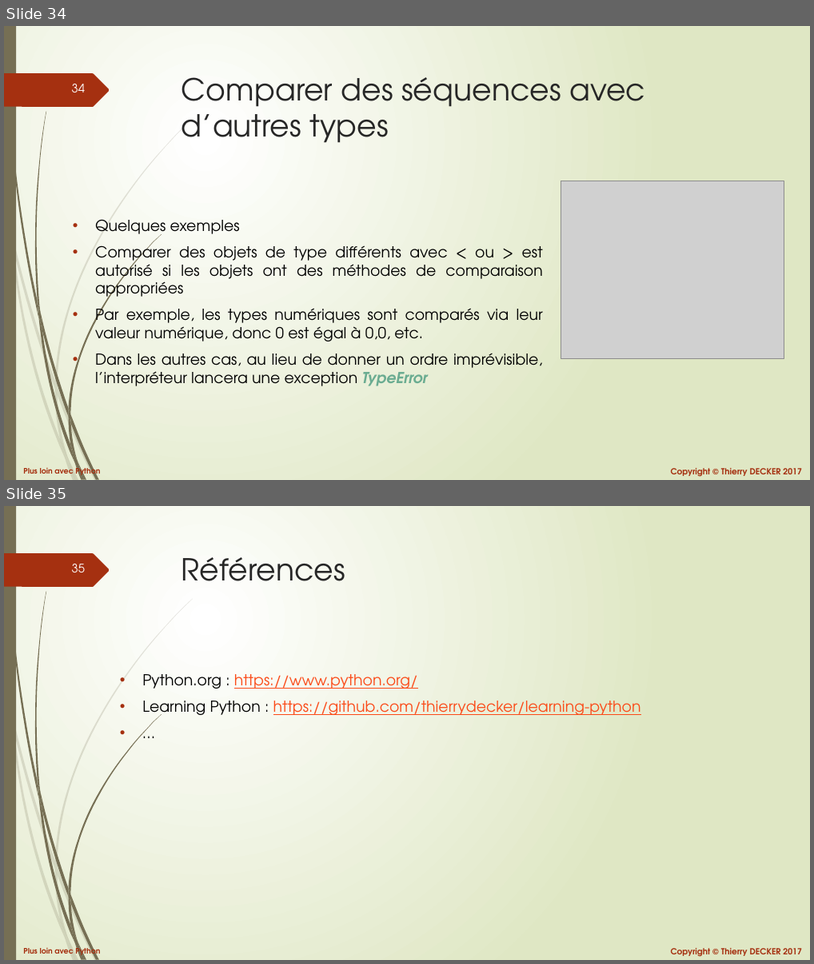
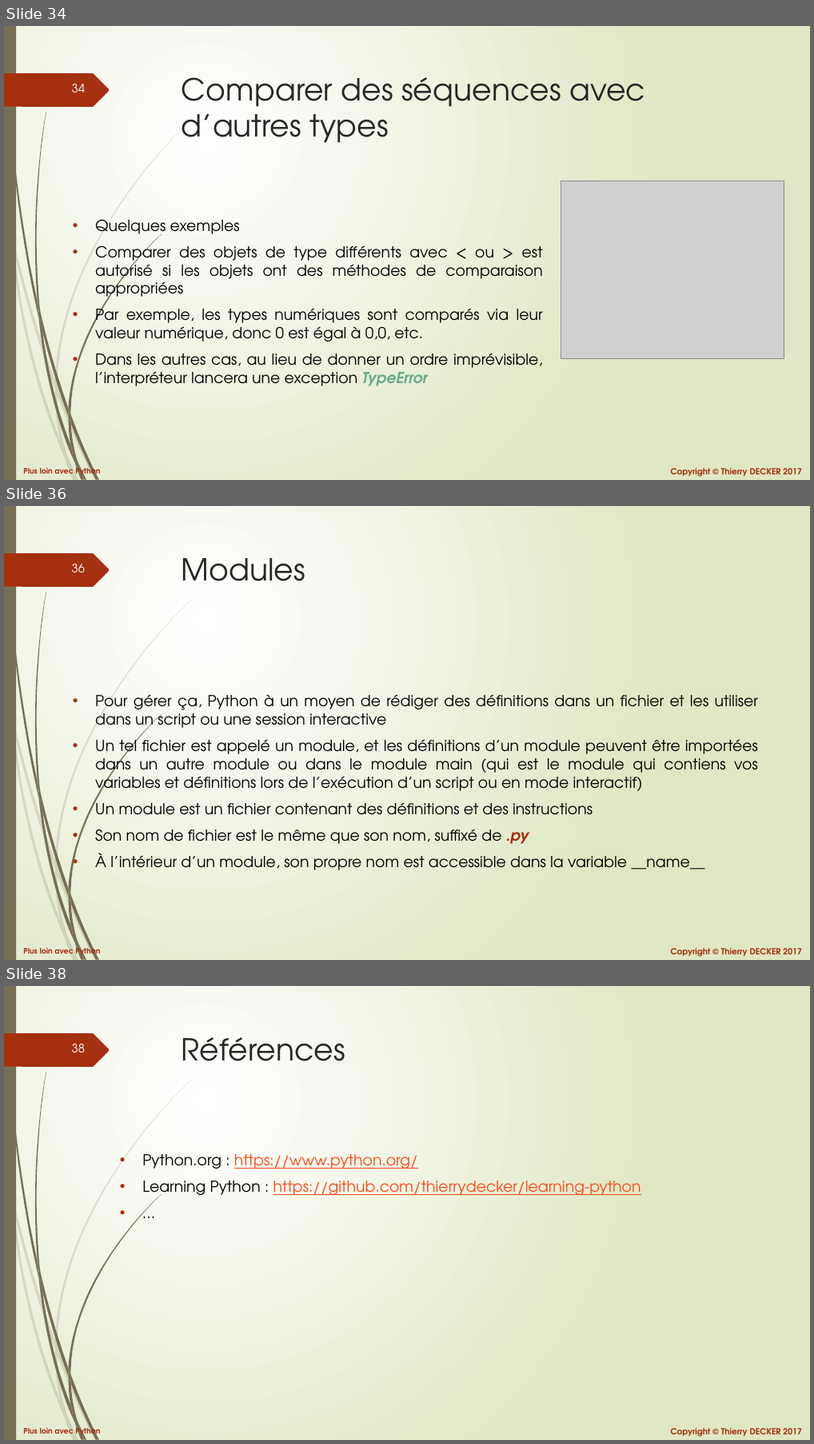
Before and after one commit to VikmanTheRacoon/learning-python, a slide deck: documentations/python-102.pptx. Shown one above the other, each under a label of ours: slides 34 and 35 before the commit, slides 34, 36 and 38 after it; the slides between them are not shown. The pictures are 814x964 and 814x1444 pixels, drawn with LibreOffice and Linux fonts; fonts in the diff are those of the drawing; grey boxes stand for pictures. Boxes give left, top, right and bottom in pixels: in the first picture for what was removed or moved away, otherwise in the second. Text is boxed around its words. In the diff, an @@ line names an element or a change of style, - is before the commit and + after.

```diff
--- a/documentations/python-102.pptx
+++ b/documentations/python-102.pptx
@@ slide 36 added at (x1=4, y1=506, x2=810, y2=960), background gradient #FFFFFF to #DFE8C4; not listed: 27 template elements that a slide beside it also shows @@
@@ title added at (x1=182, y1=558, x2=306, y2=581), 36 pt, text #262626 @@
+Modules
@@ text added at (x1=95, y1=694, x2=759, y2=870), 18 pt, text #000000 @@
+• Pour gérer ça, Python à un moyen de rédiger des définitions dans un fichier et les utiliser dans un script ou une session interactive
+• Un tel fichier est appelé un module, et les définitions d’un module peuvent être importées dans un autre module ou dans le module main (qui est le module qui contiens vos variables et définitions lors de l’exécution d’un script ou en mode interactif)
+• Un module est un fichier contenant des définitions et des instructions
+• Son nom de fichier est le même que son nom, suffixé de .py
+• À l’intérieur d’un module, son propre nom est accessible dans la variable __name__
@@ what was slide 35 is now slide 38 @@
@@ page number at (x1=72, y1=1044, x2=85, y2=1052): text changed @@
-35
+38
```
Also in this commit, not shown: 2 other slides added, 1 other file.
